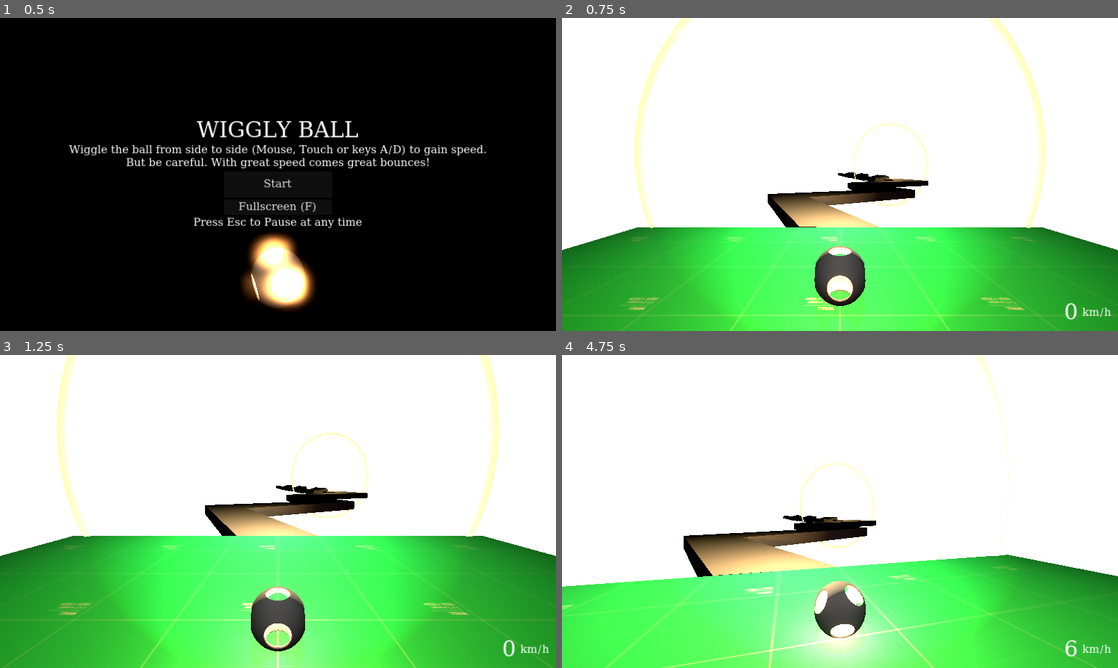
Above: before the commit, frames 1-4 (two rows, left to right).
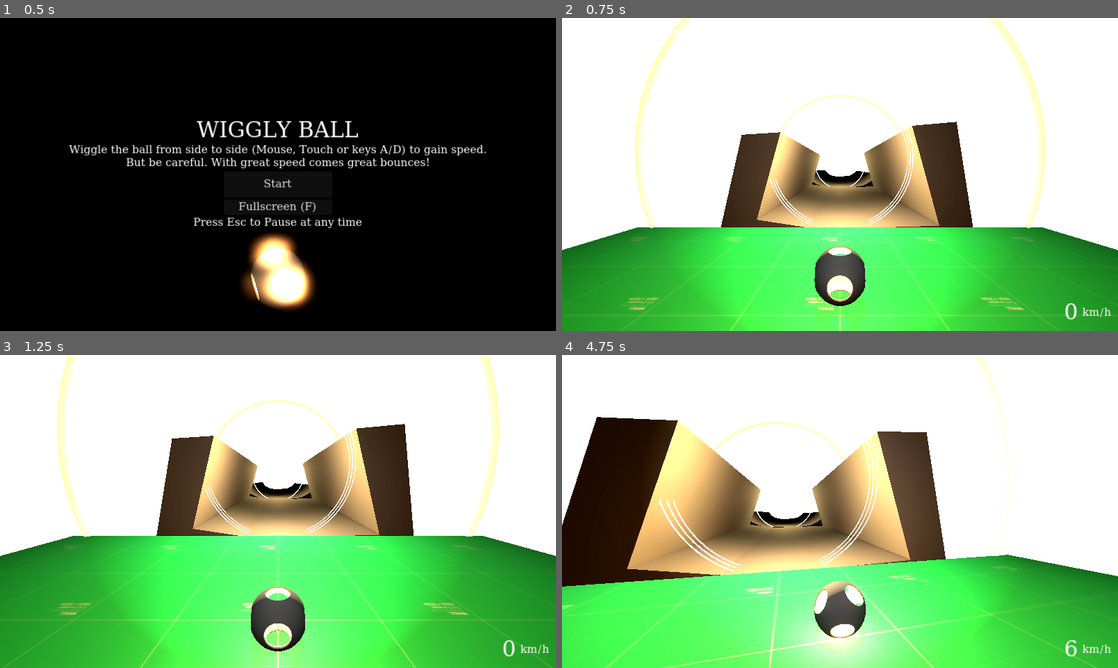
Above: after the commit, the same moments.

Repository: tihepo/wiggle-ball
Game: Godot game, scene res://scenes/start.tscn
The game is run twice, just before and just after one commit, with the same random seed, the same clock (stepped at 60 frames per second) and the same inputs.
Inputs (mouse positions are in pixels of both pictures, inside the frame that each line leads up to):
- Up to frame 1 (0.5 s): no input
- Up to frame 2 (0.75 s): click "Start" at 0.5 s
- Up to frame 3 (1.25 s): no input
- Up to frame 4 (4.75 s): tap Enter (ui_accept) at 1.25 s; move the mouse to (867, 511) at 1.27 s; hold W (move_forward) from 1.28 s (still down); tap Space (move_jump) at 1.52, 2.27, 3.77, 4.52 s; move the mouse to (812, 511) at 2.02 s; move the mouse to (851, 505) at 2.77 s; move the mouse to (834, 517) at 3.52 s; move the mouse to (878, 514) at 4.27 s

Frame 1 is identical in both runs. In frame 2, 11% of the frame differs, in the area x 28-74%, y 24-67%; in frame 3, 11%; in frame 4, 24%, in the area x 0-69%, y 19-74%.

Commit message:
+2 maps by Leo

Diff:
--- /dev/null
+++ b/map/leo1.tscn
@@ -0,0 +1,52 @@
+[gd_scene load_steps=5 format=3 uid="uid://cgt8k10m7c17n"]
+
+[ext_resource type="Texture2D" uid="uid://bw2k1qm0u10df" path="res://textures/prototype/Red/texture_01.png" id="1_w3xal"]
+[ext_resource type="PackedScene" uid="uid://b5tseho2jxitl" path="res://map/parts/start_gate.tscn" id="2_vktul"]
+[ext_resource type="PackedScene" uid="uid://dl63j3eaedywp" path="res://map/parts/gate.tscn" id="3_ydm5b"]
+
+[sub_resource type="StandardMaterial3D" id="StandardMaterial3D_mbfiu"]
+albedo_texture = ExtResource("1_w3xal")
+
+[node name="Halfpipe3" type="Node3D"]
+
+[node name="CSGBox3D15" type="CSGBox3D" parent="."]
+transform = Transform3D(-0.137847, -0.858481, 0.493973, -0.196696, 0.512529, 0.835838, -0.970727, 0.0180548, -0.23951, -4.9838, -1.62977, -9.73894)
+material_override = SubResource("StandardMaterial3D_mbfiu")
+use_collision = true
+size = Vector3(0.943811, 1.65984, 3.66184)
+
+[node name="CSGBox3D13" type="CSGBox3D" parent="."]
+transform = Transform3D(-0.549139, -0.207839, 0.809475, 0.766544, 0.260619, 0.586931, -0.332952, 0.942805, 0.0162017, 4.34637, -2.67306, -7.74297)
+material_override = SubResource("StandardMaterial3D_mbfiu")
+use_collision = true
+size = Vector3(2, 4.95312, 2)
+
+[node name="CSGBox3D14" type="CSGBox3D" parent="."]
+transform = Transform3D(-0.944227, -0.329295, 0, 0.329295, -0.944227, 0, 0, 0, 1, 0.0368817, -1.91032, 3.37063)
+material_override = SubResource("StandardMaterial3D_mbfiu")
+use_collision = true
+size = Vector3(1.54054, 5.46039, 2)
+
+[node name="CSGBox3D18" type="CSGBox3D" parent="."]
+transform = Transform3D(0.679992, 0.73322, 0, -0.73322, 0.679992, 0, 0, 0, 1, -3.25875, -0.52542, 16.5787)
+material_override = SubResource("StandardMaterial3D_mbfiu")
+use_collision = true
+size = Vector3(2, 6.08328, 2)
+
+[node name="CSGPolygon3D4" type="CSGPolygon3D" parent="."]
+transform = Transform3D(0.997863, -0.0653512, 2.43456e-09, -0.0653512, -0.997863, 3.71733e-08, -1.05619e-15, -3.72529e-08, -1, 1.11439, -0.257607, -16.6346)
+use_collision = true
+polygon = PackedVector2Array(2.00962, 2.77406, 1.6973, 2.9438, 0.880361, 3.19634, 1.2471, 3.09768, 0.390569, 3.31549, -0.349393, 3.41372, -0.830855, 3.47013, -1.5237, 3.52794, -2.61942, 3.51262, -3.74234, 3.46176, -4.35497, 3.41481, -4.75946, 3.3169, -5.57655, 2.99721, -5.18039, 3.15787, -5.94446, 2.74978, -6.21027, 2.6282, -6.51228, 2.39487, -6.73657, 2.18995, -7.0047, 1.86076, -7.58001, 2.91917, -4.54007, 5.0907, 0.432739, 4.88116, 3.46149, 3.89325, 5.01007, 0.87323, 3.68868, 0.975481, 3.48193, 1.32169, 3.2833, 1.7079, 2.87978, 2.1946, 3.06661, 2.00821, 2.44094, 2.5219)
+depth = 40.0
+
+[node name="CSGBox3D22" type="CSGBox3D" parent="."]
+transform = Transform3D(0.739173, 0.673515, 0, -0.673515, 0.739173, 0, 0, 0, 1, 0.633161, 0.909542, 18.4397)
+material_override = SubResource("StandardMaterial3D_mbfiu")
+use_collision = true
+size = Vector3(10.2468, 2, 2)
+
+[node name="StartGate" parent="." instance=ExtResource("2_vktul")]
+transform = Transform3D(-1, -5.55393e-10, -8.7421e-08, 3.12772e-25, 0.99998, -0.00635296, 8.74228e-08, -0.00635296, -0.99998, -0.33781, -3.51576, -16.6485)
+
+[node name="Gate2" parent="." instance=ExtResource("3_ydm5b")]
+transform = Transform3D(-1, -5.55393e-10, -8.7421e-08, 3.12772e-25, 0.99998, -0.00635296, 8.74228e-08, -0.00635296, -0.99998, -0.33781, -3.71576, 23.4515)
--- /dev/null
+++ b/map/leo2.tscn
@@ -0,0 +1,18 @@
+[gd_scene load_steps=3 format=3 uid="uid://bi4yd87a2hl3x"]
+
+[ext_resource type="PackedScene" uid="uid://b5tseho2jxitl" path="res://map/parts/start_gate.tscn" id="2_xvn7t"]
+[ext_resource type="PackedScene" uid="uid://dl63j3eaedywp" path="res://map/parts/gate.tscn" id="3_ujx22"]
+
+[node name="Halfpipe3" type="Node3D"]
+
+[node name="CSGPolygon3D4" type="CSGPolygon3D" parent="."]
+transform = Transform3D(0.997863, -0.0653512, 2.43456e-09, -0.0653512, -0.997863, 3.71733e-08, -1.05619e-15, -3.72529e-08, -1, 1.11439, -0.257607, -16.6346)
+use_collision = true
+polygon = PackedVector2Array(2.00962, 2.77406, 1.6973, 2.9438, 0.880361, 3.19634, 1.2471, 3.09768, 0.390569, 3.31549, -0.349393, 3.41372, -0.830855, 3.47013, -1.5237, 3.52794, -2.61942, 3.51262, -3.74234, 3.46176, -4.35497, 3.41481, -4.75946, 3.3169, -5.57655, 2.99721, -5.18039, 3.15787, -5.94446, 2.74978, -6.21027, 2.6282, -6.51228, 2.39487, -6.73657, 2.18995, -7.0047, 1.86076, -7.58001, 2.91917, -4.54007, 5.0907, 0.432739, 4.88116, 3.46149, 3.89325, 5.01007, 0.87323, 3.68868, 0.975481, 3.48193, 1.32169, 3.2833, 1.7079, 2.87978, 2.1946, 3.06661, 2.00821, 2.44094, 2.5219)
+depth = 40.0
+
+[node name="StartGate" parent="." instance=ExtResource("2_xvn7t")]
+transform = Transform3D(-1, -5.55393e-10, -8.7421e-08, 3.12772e-25, 0.99998, -0.00635296, 8.74228e-08, -0.00635296, -0.99998, -0.33781, -3.51576, -16.6485)
+
+[node name="Gate2" parent="." instance=ExtResource("3_ujx22")]
+transform = Transform3D(-1, -5.55393e-10, -8.7421e-08, 3.12772e-25, 0.99998, -0.00635296, 8.74228e-08, -0.00635296, -0.99998, -0.33781, -3.53003, 23.4515)
--- a/map/parts/start_gate.tscn
+++ b/map/parts/start_gate.tscn
@@ -78,21 +78,18 @@
 
 [node name="MeshInstance3D3" type="MeshInstance3D" parent="."]
 transform = Transform3D(0.866025, 5.85622e-09, 0.5, 0.5, -2.18557e-08, -0.866025, 5.85622e-09, 1, -2.18557e-08, 0, 3.4, -0.414641)
-visible = false
 transparency = 0.9
 mesh = SubResource("TorusMesh_031j8")
 surface_material_override/0 = SubResource("StandardMaterial3D_qyfqr")
 
 [node name="MeshInstance3D5" type="MeshInstance3D" parent="."]
 transform = Transform3D(0.866025, 5.85622e-09, 0.5, 0.5, -2.18557e-08, -0.866025, 5.85622e-09, 1, -2.18557e-08, 0, 3.4, -0.814641)
-visible = false
 transparency = 0.9
 mesh = SubResource("TorusMesh_031j8")
 surface_material_override/0 = SubResource("StandardMaterial3D_qyfqr")
 
 [node name="MeshInstance3D6" type="MeshInstance3D" parent="."]
 transform = Transform3D(0.866025, 5.85622e-09, 0.5, 0.5, -2.18557e-08, -0.866025, 5.85622e-09, 1, -2.18557e-08, 0, 3.4, -1.21464)
-visible = false
 transparency = 0.9
 mesh = SubResource("TorusMesh_031j8")
 surface_material_override/0 = SubResource("StandardMaterial3D_qyfqr")
@@ -111,7 +108,6 @@
 
 [node name="Floor4x1" type="MeshInstance3D" parent="."]
 transform = Transform3D(1, 0, 0, 0, 1, 0, 0, 0, 1, 2.08165e-12, -0.5, -2)
-visible = false
 transparency = 0.8
 mesh = SubResource("BoxMesh_ldn2r")
 
--- a/scenes/world.gd
+++ b/scenes/world.gd
@@ -2,15 +2,17 @@
 
 var sections: Array[PackedScene] = [
 	preload("res://map/bouncy1.tscn"),
-#	preload("res://map/halfpipe1.tscn"),
+	preload("res://map/halfpipe1.tscn"),
 	preload("res://map/halfpipe2.tscn"),
 	preload("res://map/halfpipe3.tscn"),
-#	preload("res://map/tube1.tscn"),
+	preload("res://map/tube1.tscn"),
 	preload("res://map/winding1.tscn"),
 	preload("res://map/winding2.tscn"),
 	preload("res://map/winding3.tscn"),
 	preload("res://map/winding4.tscn"),
 	preload("res://map/zigzag1.tscn"),
+	preload("res://map/leo1.tscn"),
+	preload("res://map/leo2.tscn"),
 ]
 
 @onready var ball = $Ball
Not shown: 1 places in map/bouncy1.tscn that only renumber resources
Not shown: 1 places in map/halfpipe1.tscn that only renumber resources
Not shown: 1 places in map/halfpipe2.tscn that only renumber resources
Not shown: 1 places in map/parts/start_gate.tscn that only renumber resources
Not shown: 1 places in scenes/world.tscn that only renumber resources
